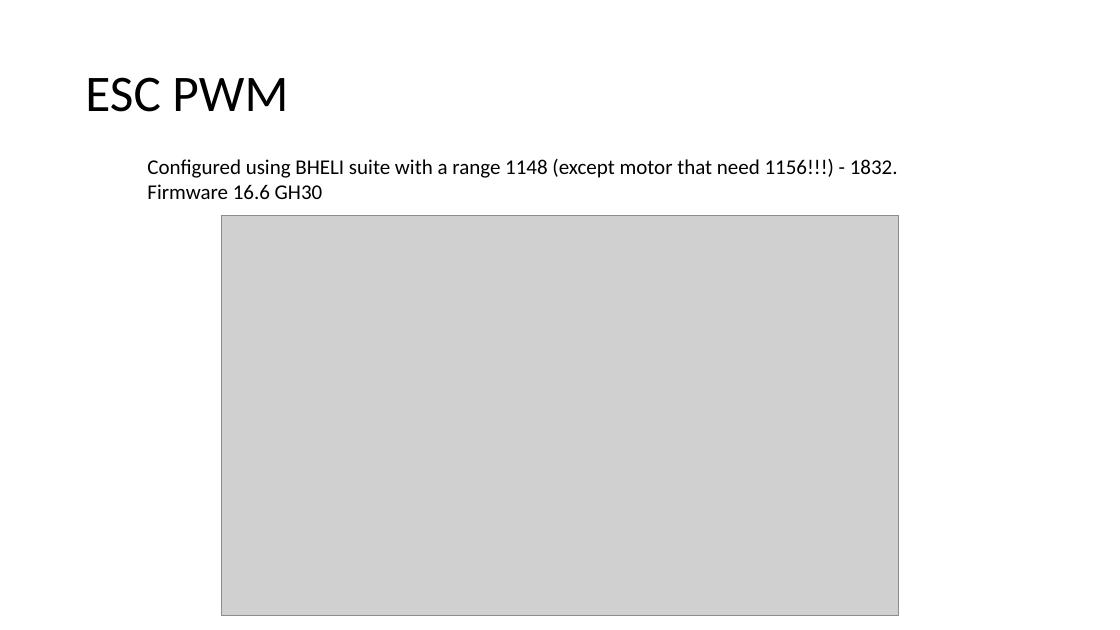
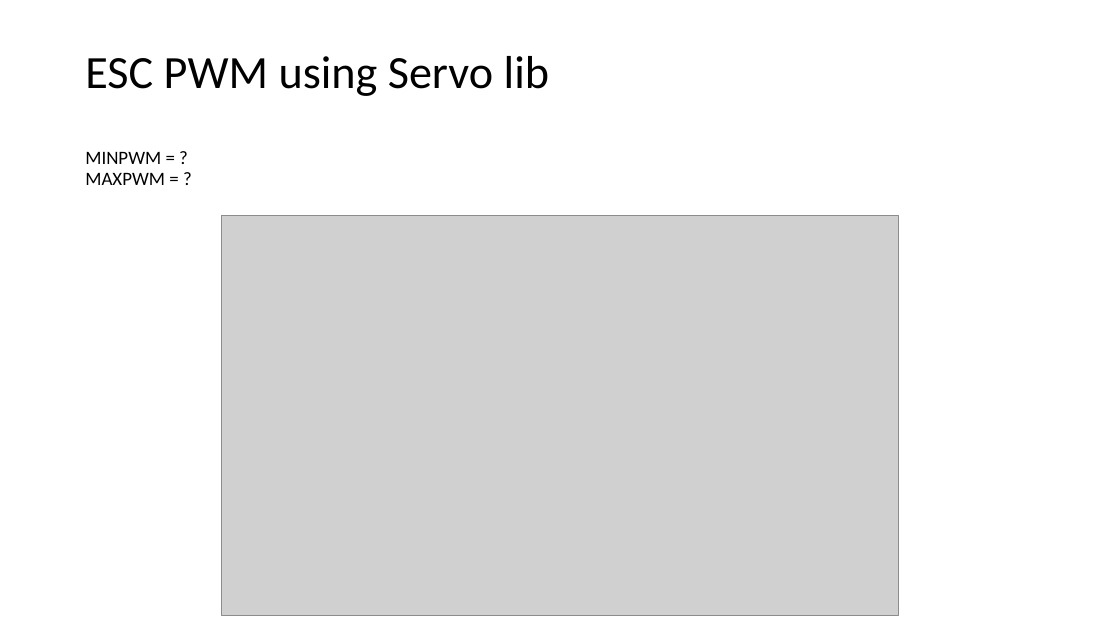
Before and after one commit to RobotEdh/RobotMicroControl, a slide deck: slide 5 of libraries/Diagramm Drone.pptx. Drawn at 1120x630 pixels with LibreOffice and Linux fonts; fonts in the diff are those of the drawing; grey boxes stand for pictures. Boxes give left, top, right and bottom in pixels: in the first picture for what was removed or moved away, otherwise in the second. Text is boxed around its words. In the diff, an @@ line names an element or a change of style, - is before the commit and + after.

```diff
--- a/libraries/Diagramm Drone.pptx
+++ b/libraries/Diagramm Drone.pptx
@@ title at box(85, 56, 549, 185): text changed; size 44 to 39.6 pt @@
-ESC PWM
+ESC PWM using Servo lib
+MINPWM = ?
+MAXPWM = ?
@@ text removed at box(147, 159, 898, 199) @@
-Configured using BHELI suite with a range 1148 (except motor that need 1156!!!) - 1832.
-Firmware 16.6 GH30
```
Also in this commit, not shown: 2 other slides changed, 4 other files.
